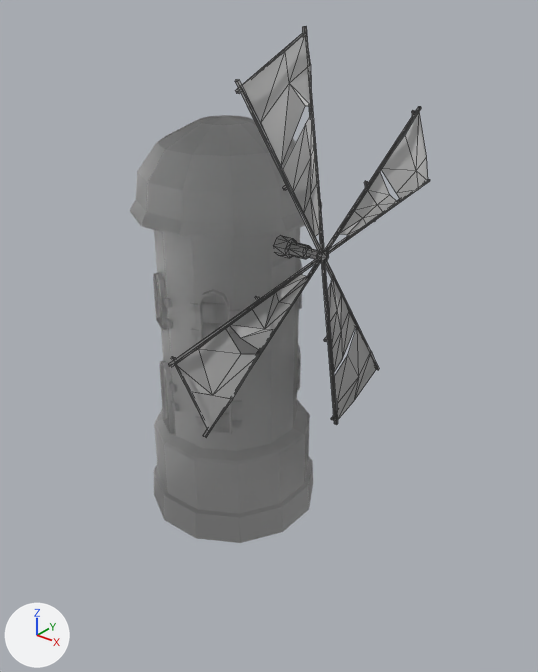
What one commit did to the Blender file assets/windmill.blend.
Before and after are seen from a 50 mm lens placed at (3.26, -3.63, 3.71), pointed at (0.18, 0.22, 1.33). Arrows for +X, +Y and +Z are at lower left; the lights stay in place. Mesh edges are drawn as thin lines on the coarser meshes.

Objects in the first picture: 'mill', 'mill.001'.
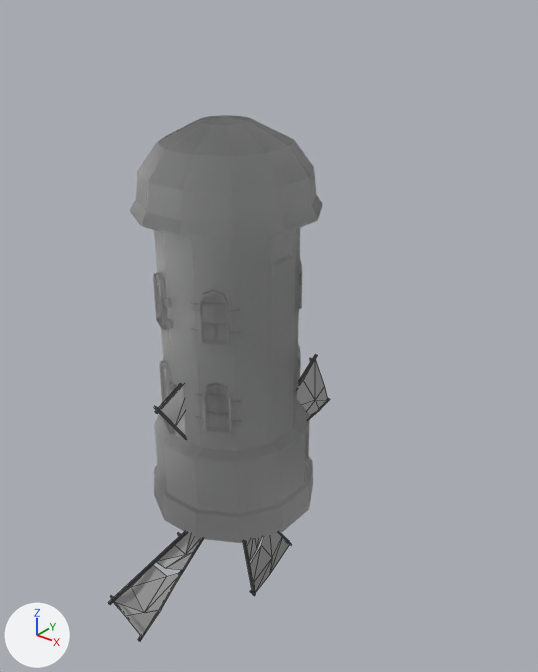
Patch to the scene script:
```diff
--- a/assets/windmill.blend.py
+++ b/assets/windmill.blend.py
@@ ob_mill_001 @@
 ob_mill_001 = bpy.data.objects.new('mill.001', me_mill_001)
-ob_mill_001.location = (0.468, -0.032, 2.154)
+ob_mill_001.location = (-0.336, -0.001, 0.003)
 ob_mill_001.rotation_euler = (1.571, 0.0, 0.0)  # degrees (90, 0, 0)
```

Changed parts and their boxes [x1, y1, x2, y2] in the pictures (538 x 672 px):
'mill.001', moved
    before: [169, 26, 430, 438]
    after: [108, 355, 330, 641]
